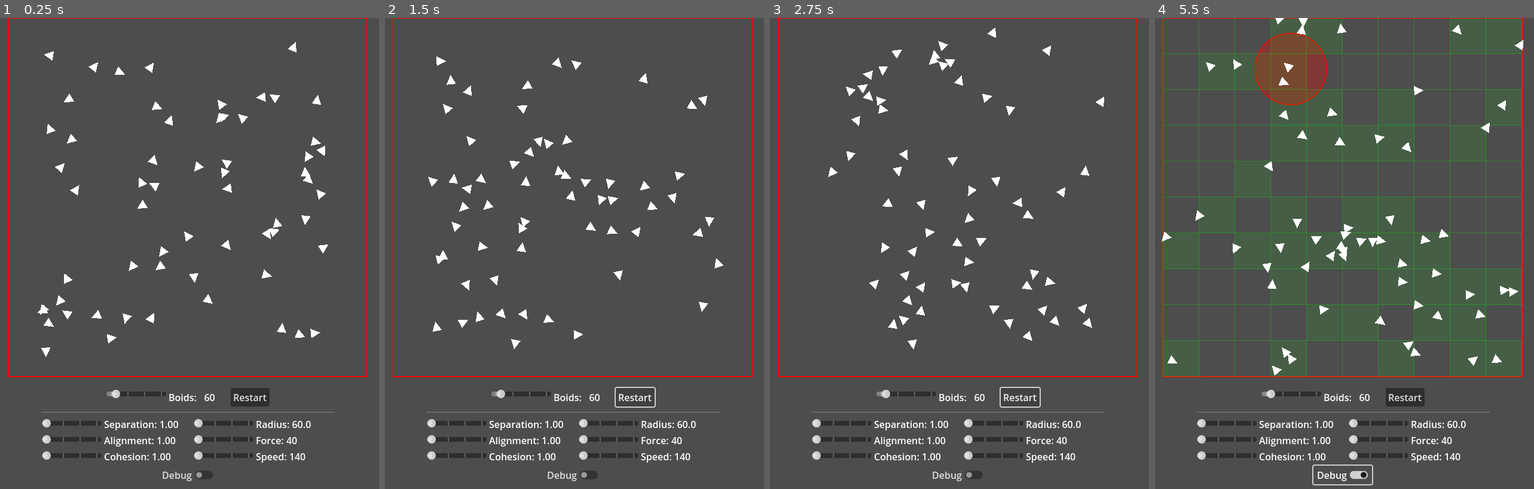
Above: before the commit, frames 1-4 (left to right).
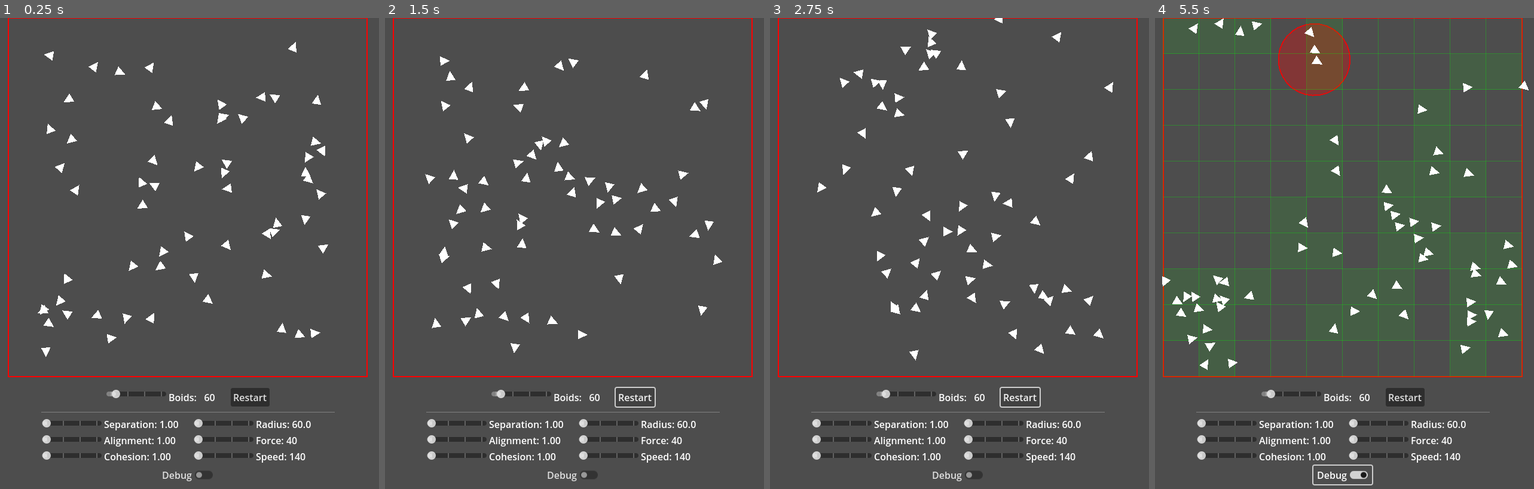
Above: after the commit, the same moments.

Repository: Loethor/boids-gdt
Game: Godot game, scene res://main.tscn
Two runs of this game, one before a commit and one after it. Both use one fixed random seed, a clock stepped at 60 frames per second and the inputs below.
Inputs:
- Up to frame 1 (0.25 s): no input
- Up to frame 2 (1.5 s): click "Restart" at 0.5 s; click "Restart" at 1.25 s
- Up to frame 3 (2.75 s): click "Restart" at 2 s
- Up to frame 4 (5.5 s): click "Debug" at 2.75 s; click "Debug" at 3.5 s; click "Debug" at 4.25 s

The runs differ from the first frame. In frame 1, less than 0.1% of the frame differs, in the area x 9-87%, y 9-68%; in frame 2, 1.9%; in frame 3, 3.0%; in frame 4, 5.2%, in the area x 1-99%, y 0-77%.

Commit message:
Refactor README and main.gd for improved flocking simulation details and performance optimizations

Diff:
--- a/main.gd
+++ b/main.gd
@@ -7,6 +7,7 @@
 
 # Flocking parameters
 var NEIGHBOR_RADIUS := 60.0
+var NEIGHBOR_RADIUS_SQ := 3600.0
 var SEPARATION_WEIGHT := 1.2
 var ALIGNMENT_WEIGHT := 1.0
 var COHESION_WEIGHT := 1.0
@@ -48,6 +49,8 @@
 var update_frequency := 2  # Update every frame by default
 var frame_counter := 0
 var is_debug_enabled := false
+
+var last_update_frame := -1
 
 func _ready():
 	_update_box_position()
@@ -68,12 +71,15 @@
 	)
 
 func _init_boid_data():
+	positions.resize(BOID_COUNT)
+	velocities.resize(BOID_COUNT)
+
 	for i in BOID_COUNT:
-		positions.append(BOX_TOPLEFT + Vector2(
+		positions[i] = BOX_TOPLEFT + Vector2(
 			randf_range(50, BOX_SIZE - 50),
 			randf_range(50, BOX_SIZE - 50)
-		))
-		velocities.append(Vector2.RIGHT.rotated(randf() * TAU) * INIT_SPEED)
+		)
+		velocities[i] = Vector2.RIGHT.rotated(randf() * TAU) * INIT_SPEED
 
 func _init_multimesh():
 	var mm := MultiMesh.new()
@@ -93,7 +99,9 @@
 
 func _build_spatial_grid():
 	var cell_size: float = max(NEIGHBOR_RADIUS, 50.0)
-	grid.clear()
+
+	for key in grid:
+		grid[key].clear()
 
 	for i in range(BOID_COUNT):
 		var cell_x: int = int((positions[i].x - BOX_TOPLEFT.x) / cell_size)
@@ -129,15 +137,9 @@
 			velocities[i] = velocities[i].normalized() * MAX_SPEED
 		positions[i] += velocities[i] * delta
 
-		# Boundary handling
-		if positions[i].x < BOX_TOPLEFT.x:
-			positions[i].x = BOX_TOPLEFT.x + BOX_SIZE
-		elif positions[i].x > BOX_TOPLEFT.x + BOX_SIZE:
-			positions[i].x = BOX_TOPLEFT.x
-		if positions[i].y < BOX_TOPLEFT.y:
-			positions[i].y = BOX_TOPLEFT.y + BOX_SIZE
-		elif positions[i].y > BOX_TOPLEFT.y + BOX_SIZE:
-			positions[i].y = BOX_TOPLEFT.y
+		# Boundary wrapping
+		positions[i].x = fposmod(positions[i].x - BOX_TOPLEFT.x, BOX_SIZE) + BOX_TOPLEFT.x
+		positions[i].y = fposmod(positions[i].y - BOX_TOPLEFT.y, BOX_SIZE) + BOX_TOPLEFT.y
 
 func _calc_flocking_forces(i: int) -> Vector2:
 	var separation := Vector2.ZERO
@@ -150,22 +152,31 @@
 		if i == j:
 			continue
 		var dist_sq: float = positions[i].distance_squared_to(positions[j])
-		if dist_sq < NEIGHBOR_RADIUS * NEIGHBOR_RADIUS and dist_sq > 0:
-			var dist: float = sqrt(dist_sq)
-			separation += (positions[i] - positions[j]) / max(dist, 0.01)
+		if dist_sq < NEIGHBOR_RADIUS_SQ and dist_sq > 0:
+			# Separation: inverse square for more natural repulsion
+			var diff = positions[i] - positions[j]
+			separation += diff / max(dist_sq, 0.01)
+
+			# Alignment: average velocity
 			alignment += velocities[j]
+
+			# Cohesion: average position
 			cohesion += positions[j]
 			count += 1
 
 	var steer = Vector2.ZERO
 	if count > 0:
-		# Process all three at once
-		separation = (separation / count).normalized() * MAX_SPEED - velocities[i]
-		alignment = ((alignment / count).normalized() * MAX_SPEED - velocities[i])
-		cohesion = (((cohesion / count) - positions[i]).normalized() * MAX_SPEED - velocities[i])
-
-		separation = separation.limit_length(MAX_FORCE)
+		# Separation: separate from neighbors
+		if separation.length_squared() > 0:
+			separation = separation.normalized() * MAX_SPEED - velocities[i]
+			separation = separation.limit_length(MAX_FORCE)
+
+		# Alignment: steer towards average velocity
+		alignment = (alignment / count).normalized() * MAX_SPEED - velocities[i]
 		alignment = alignment.limit_length(MAX_FORCE)
+
+		# Cohesion: steer towards average position
+		cohesion = ((cohesion / count) - positions[i]).normalized() * MAX_SPEED - velocities[i]
 		cohesion = cohesion.limit_length(MAX_FORCE)
 
 		steer = separation * SEPARATION_WEIGHT + alignment * ALIGNMENT_WEIGHT + cohesion * COHESION_WEIGHT
@@ -173,6 +184,11 @@
 	return steer
 
 func _update_rotation_and_position_drawn():
+
+	if last_update_frame == frame_counter:
+		return  # Already updated this frame
+	last_update_frame = frame_counter
+
 	var transforms: MultiMesh = birds.multimesh
 	for i in range(BOID_COUNT):
 		var xform = Transform2D(velocities[i].angle(), positions[i])
@@ -281,6 +297,15 @@
 	positions.clear()
 	velocities.clear()
 	BOID_COUNT = NEW_BOID_COUNT
+
+	# Adjust update frequency based on boid count for performance
+	if BOID_COUNT > 1000:
+		update_frequency = 3
+	elif BOID_COUNT > 500:
+		update_frequency = 2
+	else:
+		update_frequency = 1
+
 	if birds.multimesh:
 		birds.multimesh.instance_count = BOID_COUNT
 	_init_boid_data()
@@ -294,6 +319,7 @@
 
 func _on_radius_slider_value_changed(value: float) -> void:
 	NEIGHBOR_RADIUS = value
+	NEIGHBOR_RADIUS_SQ = value * value
 	radius_label.text = "Radius: %s" % str(NEIGHBOR_RADIUS)
 	if is_debug_enabled:
 		queue_redraw()  # Update debug circle radius
Not shown, changed: README.md
